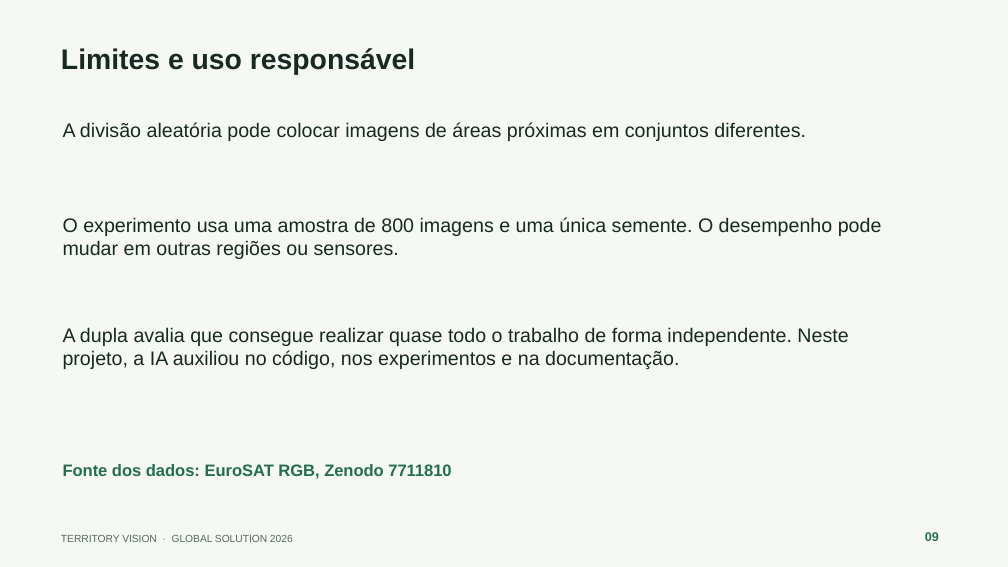
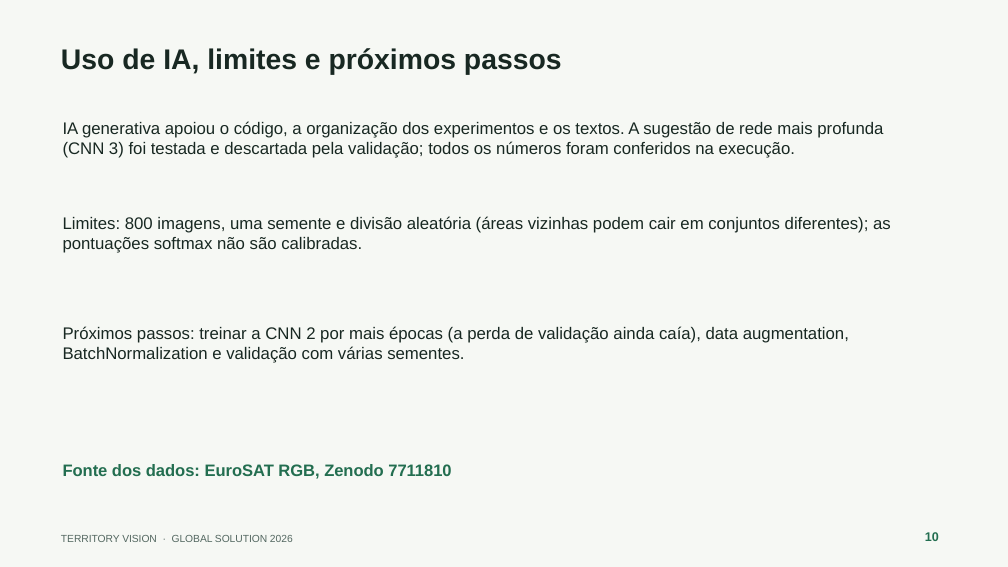
Before and after one commit to JoaoVictorAAbreu-Dev/gs-2026-cnn, a slide deck: slide 10 of docs/Territory_Vision_Apresentacao_Final.pptx (slide 9 before the commit). Drawn at 1008x567 pixels with LibreOffice and Linux fonts; fonts in the diff are those of the drawing. Boxes give left, top, right and bottom in pixels: in the first picture for what was removed or moved away, otherwise in the second. Text is boxed around its words. In the diff, an @@ line names an element or a change of style, - is before the commit and + after.

Commit message:
Completa notebook, slides e README da GS de CNN
- Exploração dos dados, arquitetura detalhada e contagem de parâmetros
- Comparação dos experimentos, matriz normalizada e análise crítica
- App com link público no Colab; CI de treino e teste do app

```diff
--- a/docs/Territory_Vision_Apresentacao_Final.pptx
+++ b/docs/Territory_Vision_Apresentacao_Final.pptx
@@ text at [61,48,562,75]: text changed @@
-Limites e uso responsável
+Uso de IA, limites e próximos passos
@@ text at [63,121,883,158]: text changed; size 18.8 to 16 pt @@
-A divisão aleatória pode colocar imagens de áreas próximas em conjuntos diferentes.
+IA generativa apoiou o código, a organização dos experimentos e os textos. A sugestão de rede mais profunda (CNN 3) foi testada e descartada pela validação; todos os números foram conferidos na execução.
@@ text at [63,216,891,253]: text changed; size 18.8 to 16 pt @@
-O experimento usa uma amostra de 800 imagens e uma única semente. O desempenho pode mudar em outras regiões ou sensores.
+Limites: 800 imagens, uma semente e divisão aleatória (áreas vizinhas podem cair em conjuntos diferentes); as pontuações softmax não são calibradas.
@@ text at [63,326,849,363]: text changed; size 18.8 to 16 pt @@
-A dupla avalia que consegue realizar quase todo o trabalho de forma independente. Neste projeto, a IA auxiliou no código, nos experimentos e na documentação.
+Próximos passos: treinar a CNN 2 por mais épocas (a perda de validação ainda caía), data augmentation, BatchNormalization e validação com várias sementes.
@@ text at [925,532,939,541]: text changed @@
-09
+10
```
Also in this commit, not shown: 7 other slides changed, 6 other files.
